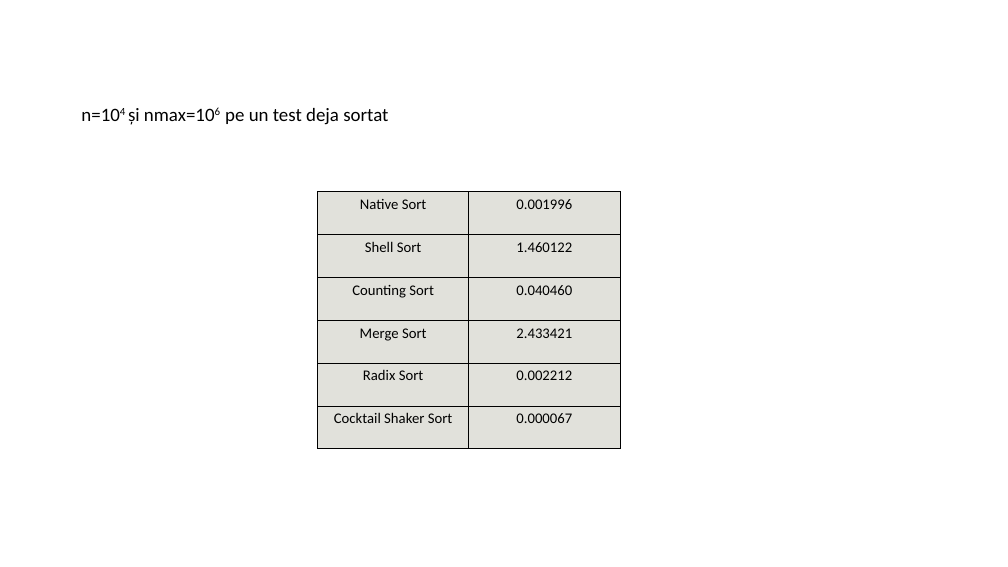
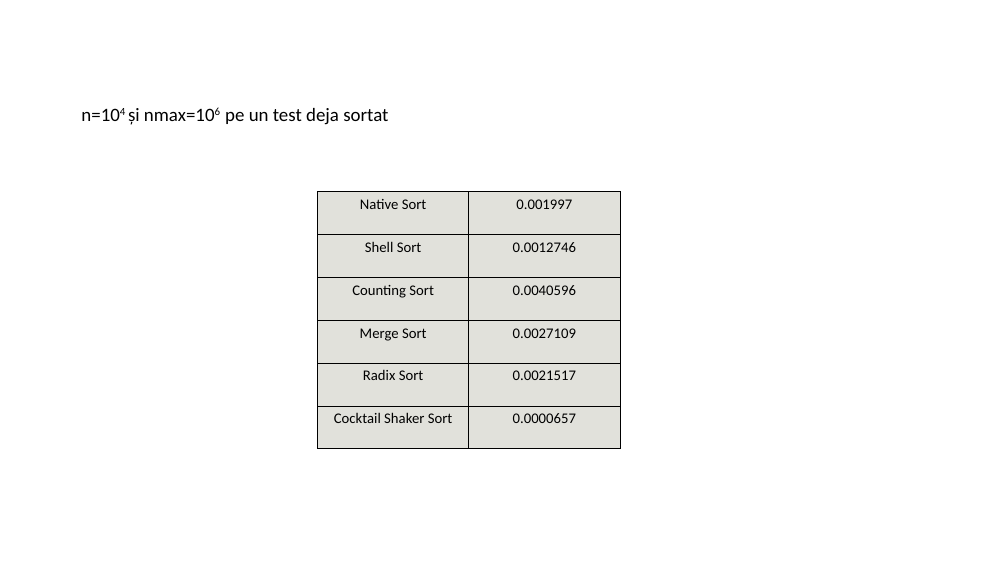
Before and after one commit to ralucarogoza/SD, a slide deck: slide 15 of prezentare.pptx. Drawn at 1008x567 pixels with LibreOffice and Linux fonts; fonts in the diff are those of the drawing. Boxes give left, top, right and bottom in pixels: in the first picture for what was removed or moved away, otherwise in the second. Text is boxed around its words. In the diff, an @@ line names an element or a change of style, - is before the commit and + after.

```diff
--- a/prezentare.pptx
+++ b/prezentare.pptx
@@ table at (x1=318, y1=192, x2=620, y2=449) @@
-row 1, column 2: 0.001996
+row 1, column 2: 0.001997
-row 2, column 2: 1.460122
+row 2, column 2: 0.0012746
-row 3, column 2: 0.040460
+row 3, column 2: 0.0040596
-row 4, column 2: 2.433421
+row 4, column 2: 0.0027109
-row 5, column 2: 0.002212
+row 5, column 2: 0.0021517
-row 6, column 2: 0.000067
+row 6, column 2: 0.0000657
```
Also in this commit, not shown: 7 other slides changed.
